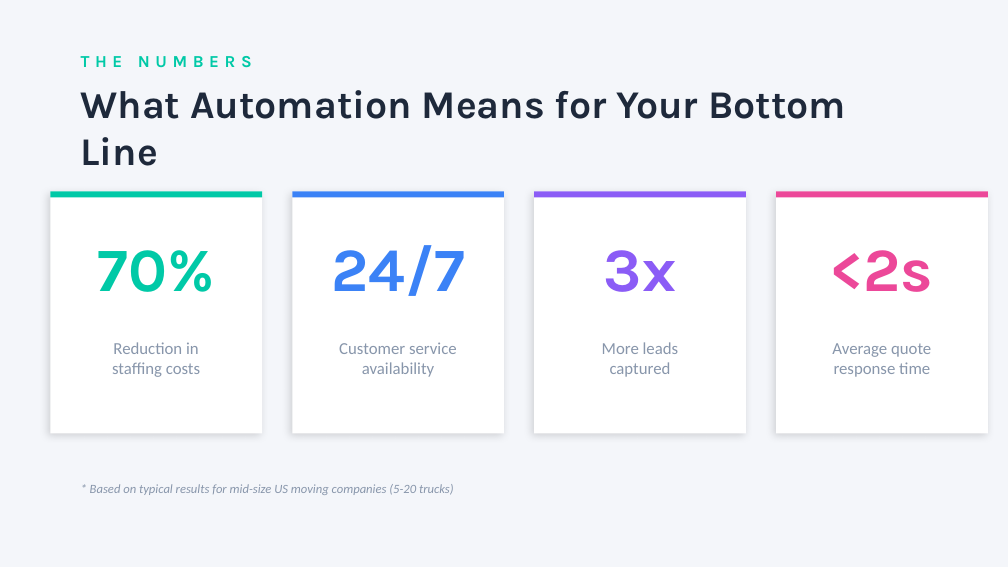
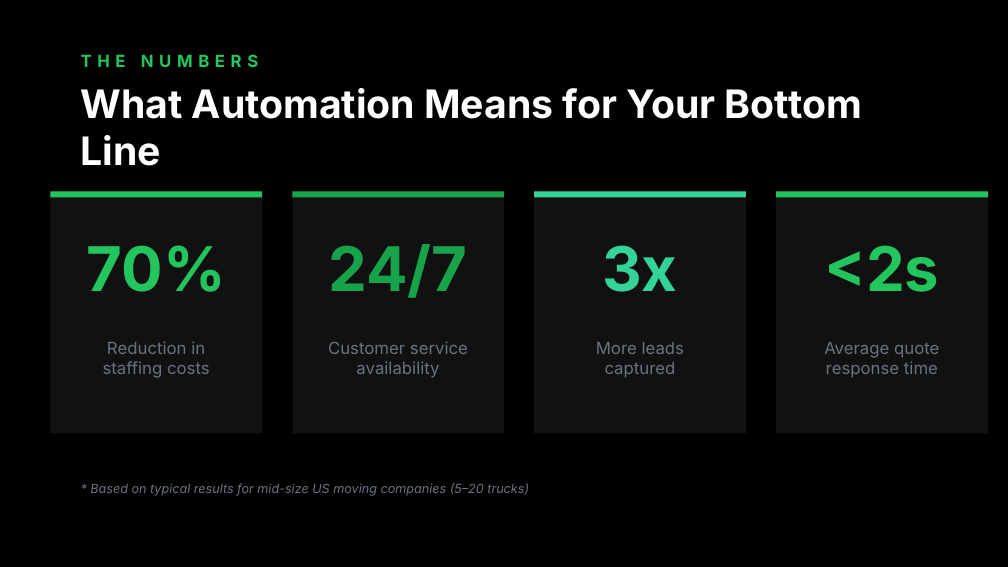
Before and after one commit to chiliec/moovers, a slide deck: slide 7 of Axveer-Moving-Automation.pptx (slide 6 before the commit). Drawn at 1008x567 pixels with LibreOffice and Linux fonts; fonts in the diff are those of the drawing. Boxes give left, top, right and bottom in pixels: in the first picture for what was removed or moved away, otherwise in the second. Text is boxed around its words. In the diff, an @@ line names an element or a change of style, - is before the commit and + after.

```diff
--- a/Axveer-Moving-Automation.pptx
+++ b/Axveer-Moving-Automation.pptx
@@ background #F4F6FA to #000000 @@
@@ text "THE NUMBERS" at [81,54,258,67]: font Karla to Inter, text colour #00C9A7 to #22C55E @@
@@ text "What Automation Means for Your ..." at [81,88,863,166]: font Karla to Inter, text colour #1E293B to #FFFFFF @@
@@ rectangle at [50,192,262,198]: fill #00C9A7 to #22C55E @@
@@ rectangle at [292,192,504,198]: fill #3B82F6 to #16A34A @@
@@ rectangle at [534,192,746,198]: fill #8B5CF6 to #34D399 @@
@@ fill #FFFFFF to #111111 in 4 elements at [50,192,262,433], [292,192,504,433], [534,192,746,433], [776,192,988,433] @@
@@ rectangle at [776,192,988,198]: fill #EC4899 to #22C55E @@
@@ text "70%" at [87,245,226,292]: font Karla to Inter, text colour #00C9A7 to #22C55E @@
@@ text "24/7" at [328,244,467,298]: font Karla to Inter, text colour #3B82F6 to #16A34A @@
@@ text "3x" at [602,245,677,292]: font Karla to Inter, text colour #8B5CF6 to #34D399 @@
@@ text "<2s" at [824,245,939,292]: font Karla to Inter, text colour #EC4899 to #22C55E @@
@@ font Calibri to Inter, text colour #8896AB to #6B7280 in 4 elements at [103,341,210,378], [328,341,468,378], [596,342,685,378], [824,342,939,378] @@
@@ text at [90,483,529,496]: text changed; font Calibri to Inter; text colour #8896AB to #6B7280 @@
-* Based on typical results for mid-size US moving companies (5-20 trucks)
+* Based on typical results for mid-size US moving companies (5–20 trucks)
```
Also in this commit, not shown: 5 other slides changed, 3 slides added, 3 slides removed, 3 other files.
